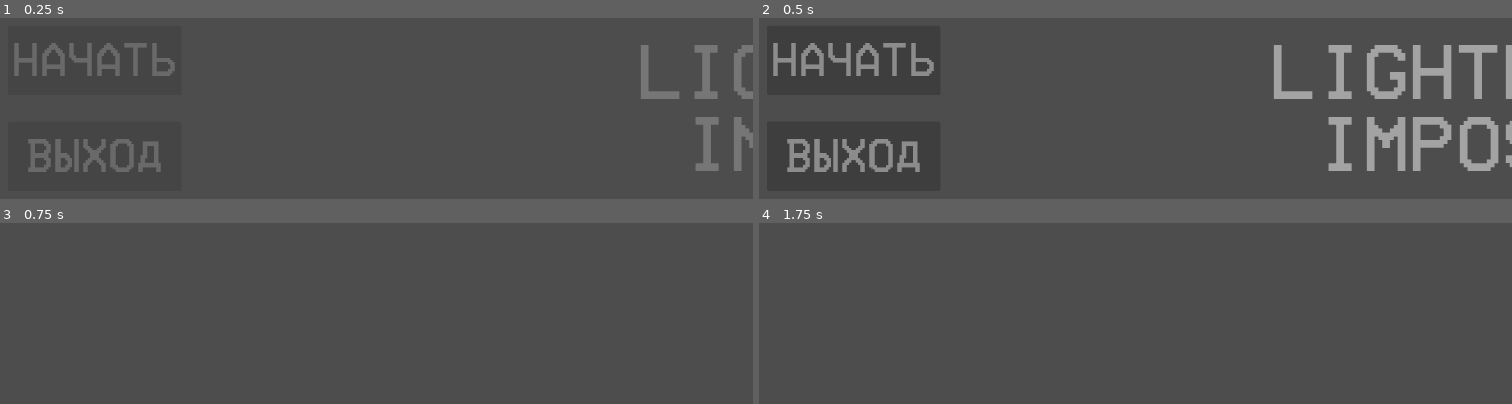
Above: before the commit, frames 1-4 (two rows, left to right).
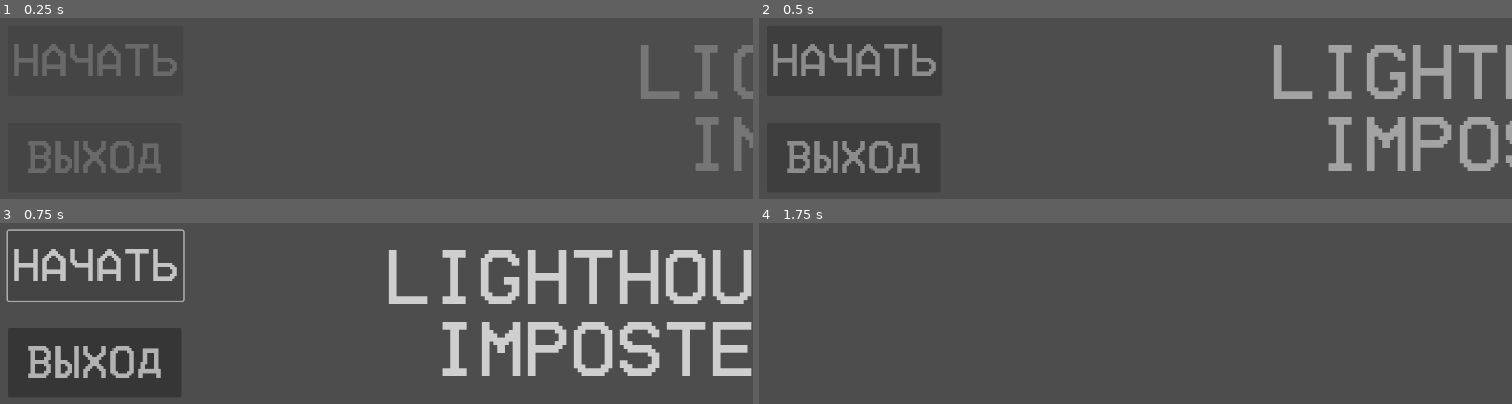
Above: after the commit, the same moments.

Repository: IdeaBanana/PashtetJam5
Game: Godot game, scene res://Scenes/menu/main_menu.tscn
Same seed, same stepped clock (60 frames per second), same inputs: the game is played once before the commit and once after it. Sound files missing from this copy of the repository are replaced by a short silence.
Inputs:
- Up to frame 1 (0.25 s): no input
- Up to frame 2 (0.5 s): no input
- Up to frame 3 (0.75 s): click "Начать" at 0.5 s
- Up to frame 4 (1.75 s): no input

The runs differ from the first frame. In frame 1, 0.7% of the frame differs, in the area x 1-24%, y 13-86%; in frame 2, 0.9%; in frame 3, 15%, in the area x 0-100%, y 3-86%; in frame 4, nothing differs.

Commit message:
menu_audio

Diff:
--- a/Scenes/menu/MainMenu.gd
+++ b/Scenes/menu/MainMenu.gd
@@ -1,7 +1,26 @@
 extends Node2D
 
+@onready var audioplay = $CanvasLayer/Start/AudioStreamPlayer
+@onready var audioclick = $CanvasLayer/Quit/AudioStreamPlayer
+@onready var music = $AudioStreamPlayer2D
+@onready var secret = $CanvasLayer/Secretanim
+
+func _ready():
+	while 1 < 2:
+		music.play()
+		await music.finished
+		music.stop()
+		music.play()
+
 func _on_start_pressed():
+	audioplay.play()
+	await audioplay.finished
 	get_tree().change_scene_to_file("res://Scenes/GameScene.tscn")
 
 func _on_quit_pressed():
+	audioclick.play()
+	await audioclick.finished
 	get_tree().quit()
+
+func _on_secret_pressed():
+	secret.play("secret")
--- a/Scenes/menu/main_menu.tscn
+++ b/Scenes/menu/main_menu.tscn
@@ -1,8 +1,10 @@
-[gd_scene load_steps=8 format=3 uid="uid://vqpsho1pwqv5"]
+[gd_scene load_steps=13 format=3 uid="uid://vqpsho1pwqv5"]
 
 [ext_resource type="Script" path="res://Scenes/menu/MainMenu.gd" id="1_mrvbq"]
 [ext_resource type="FontFile" uid="uid://vb5r8033hs3f" path="res://Font/HomeVideo-Regular.otf" id="2_85wip"]
 [ext_resource type="PackedScene" uid="uid://dalm6kp3x2afb" path="res://music/audio_stream_player_2d.tscn" id="2_yuolb"]
+[ext_resource type="AudioStream" uid="uid://cj03u5m5fmusr" path="res://music/playbutton.wav" id="3_iiyyp"]
+[ext_resource type="AudioStream" uid="uid://vwgmmranp211" path="res://music/menuclick.wav" id="4_ca3f5"]
 
 [sub_resource type="Animation" id="Animation_0rmg0"]
 length = 0.001
@@ -119,6 +121,42 @@
 	play(\"start\")
 "
 
+[sub_resource type="Animation" id="Animation_4iu0o"]
+resource_name = "secret"
+tracks/0/type = "value"
+tracks/0/imported = false
+tracks/0/enabled = true
+tracks/0/path = NodePath("Secretanim/SecretLabel:modulate")
+tracks/0/interp = 1
+tracks/0/loop_wrap = true
+tracks/0/keys = {
+"times": PackedFloat32Array(0, 1),
+"transitions": PackedFloat32Array(1, 1),
+"update": 0,
+"values": [Color(1, 1, 1, 0), Color(1, 1, 1, 1)]
+}
+
+[sub_resource type="Animation" id="Animation_4bwt2"]
+length = 0.001
+tracks/0/type = "value"
+tracks/0/imported = false
+tracks/0/enabled = true
+tracks/0/path = NodePath("Secretanim/SecretLabel:modulate")
+tracks/0/interp = 1
+tracks/0/loop_wrap = true
+tracks/0/keys = {
+"times": PackedFloat32Array(0),
+"transitions": PackedFloat32Array(1),
+"update": 0,
+"values": [Color(1, 1, 1, 0)]
+}
+
+[sub_resource type="AnimationLibrary" id="AnimationLibrary_bpxbg"]
+_data = {
+"RESET": SubResource("Animation_4bwt2"),
+"secret": SubResource("Animation_4iu0o")
+}
+
 [node name="MainMenu" type="Node2D"]
 script = ExtResource("1_mrvbq")
 
@@ -136,24 +174,34 @@
 Imposter"
 horizontal_alignment = 1
 vertical_alignment = 1
+metadata/_edit_use_anchors_ = true
 
 [node name="Start" type="Button" parent="CanvasLayer"]
 offset_left = 79.0
 offset_top = 207.0
 offset_right = 329.0
 offset_bottom = 307.0
+scale = Vector2(1.01049, 1.0084)
 theme_override_fonts/font = ExtResource("2_85wip")
 theme_override_font_sizes/font_size = 66
 text = "Начать"
+metadata/_edit_use_anchors_ = true
+
+[node name="AudioStreamPlayer" type="AudioStreamPlayer" parent="CanvasLayer/Start"]
+stream = ExtResource("3_iiyyp")
 
 [node name="Quit" type="Button" parent="CanvasLayer"]
 offset_left = 79.0
-offset_top = 345.0
+offset_top = 347.0
 offset_right = 329.0
-offset_bottom = 445.0
+offset_bottom = 447.0
 theme_override_fonts/font = ExtResource("2_85wip")
 theme_override_font_sizes/font_size = 66
 text = "Выход"
+metadata/_edit_use_anchors_ = true
+
+[node name="AudioStreamPlayer" type="AudioStreamPlayer" parent="CanvasLayer/Quit"]
+stream = ExtResource("4_ca3f5")
 
 [node name="AnimationPlayer" type="AnimationPlayer" parent="CanvasLayer"]
 libraries = {
@@ -161,7 +209,33 @@
 }
 script = SubResource("GDScript_7sax7")
 
+[node name="Secret" type="Button" parent="CanvasLayer"]
+modulate = Color(1, 1, 1, 0)
+offset_left = 436.0
+offset_top = 231.0
+offset_right = 1092.0
+offset_bottom = 424.0
+metadata/_edit_use_anchors_ = true
+
+[node name="Secretanim" type="AnimationPlayer" parent="CanvasLayer"]
+libraries = {
+"": SubResource("AnimationLibrary_bpxbg")
+}
+
+[node name="SecretLabel" type="Label" parent="CanvasLayer/Secretanim"]
+modulate = Color(1, 1, 1, 0)
+offset_left = 599.0
+offset_top = 433.0
+offset_right = 936.0
+offset_bottom = 536.0
+theme_override_fonts/font = ExtResource("2_85wip")
+theme_override_font_sizes/font_size = 86
+text = "Secret"
+metadata/_edit_use_anchors_ = true
+
 [node name="AudioStreamPlayer2D" parent="." instance=ExtResource("2_yuolb")]
+autoplay = false
 
 [connection signal="pressed" from="CanvasLayer/Start" to="." method="_on_start_pressed"]
 [connection signal="pressed" from="CanvasLayer/Quit" to="." method="_on_quit_pressed"]
+[connection signal="pressed" from="CanvasLayer/Secret" to="." method="_on_secret_pressed"]
--- a/music/audio_stream_player_2d.tscn
+++ b/music/audio_stream_player_2d.tscn
@@ -1,16 +1,8 @@
-[gd_scene load_steps=3 format=3 uid="uid://dalm6kp3x2afb"]
+[gd_scene load_steps=2 format=3 uid="uid://dalm6kp3x2afb"]
 
 [ext_resource type="AudioStream" uid="uid://hn5dx7opgdcg" path="res://music/menushech.wav" id="1_codp6"]
-
-[sub_resource type="GDScript" id="GDScript_roqc2"]
-script/source = "extends AudioStreamPlayer2D
-
-func _ready():
-	pass
-"
 
 [node name="AudioStreamPlayer2D" type="AudioStreamPlayer2D"]
 stream = ExtResource("1_codp6")
 volume_db = 5.943
 autoplay = true
-script = SubResource("GDScript_roqc2")
--- a/project.godot
+++ b/project.godot
@@ -10,13 +10,14 @@
 
 [application]
 
-config/name="Pashtet Jam 5"
+config/name="LightHouse Imposter"
 run/main_scene="res://Scenes/menu/main_menu.tscn"
 config/features=PackedStringArray("4.2", "Forward Plus")
 boot_splash/bg_color=Color(0.180005, 0.180005, 0.180005, 1)
 
 [display]
 
+window/size/resizable=false
 window/stretch/mode="canvas_items"
 
 [editor_plugins]
Not shown, added: music/menuclick.wav.import
Not shown, added: music/playbutton.wav.import
Not shown, added: music/menuclick.wav
Not shown, added: music/playbutton.wav
